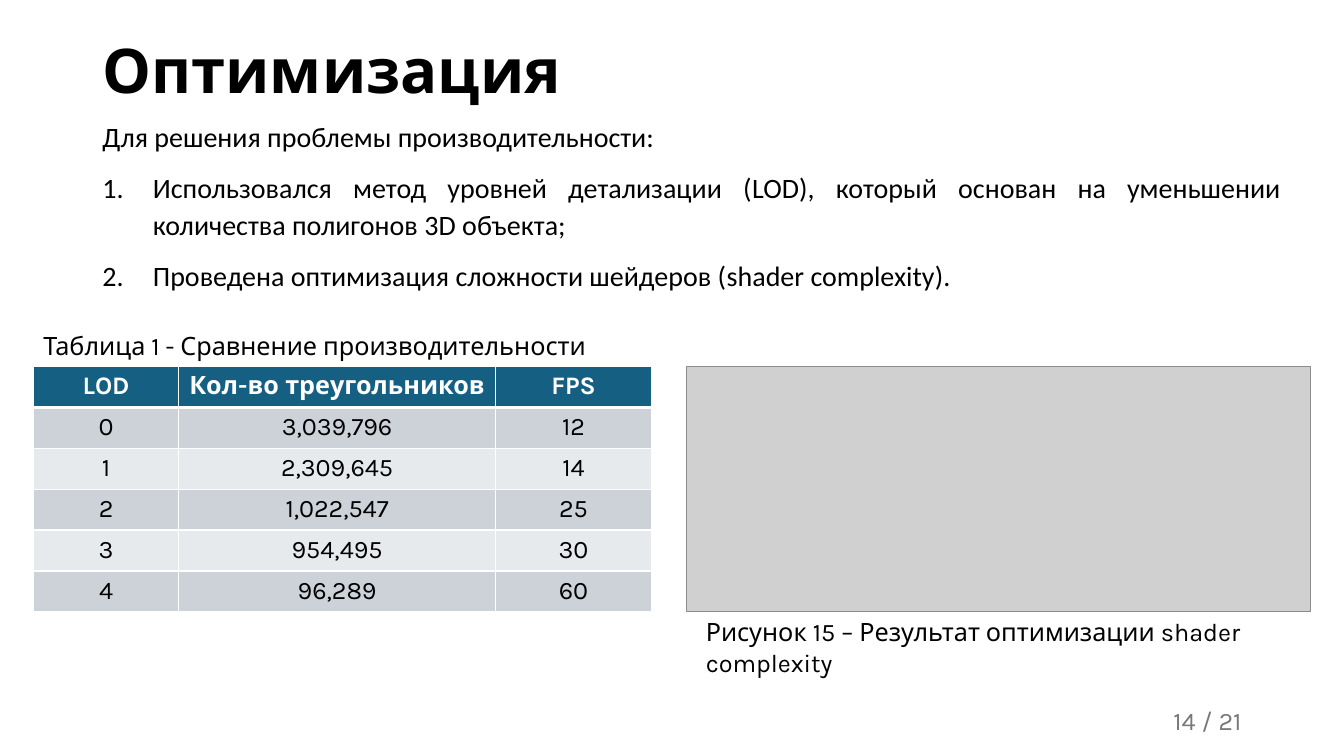
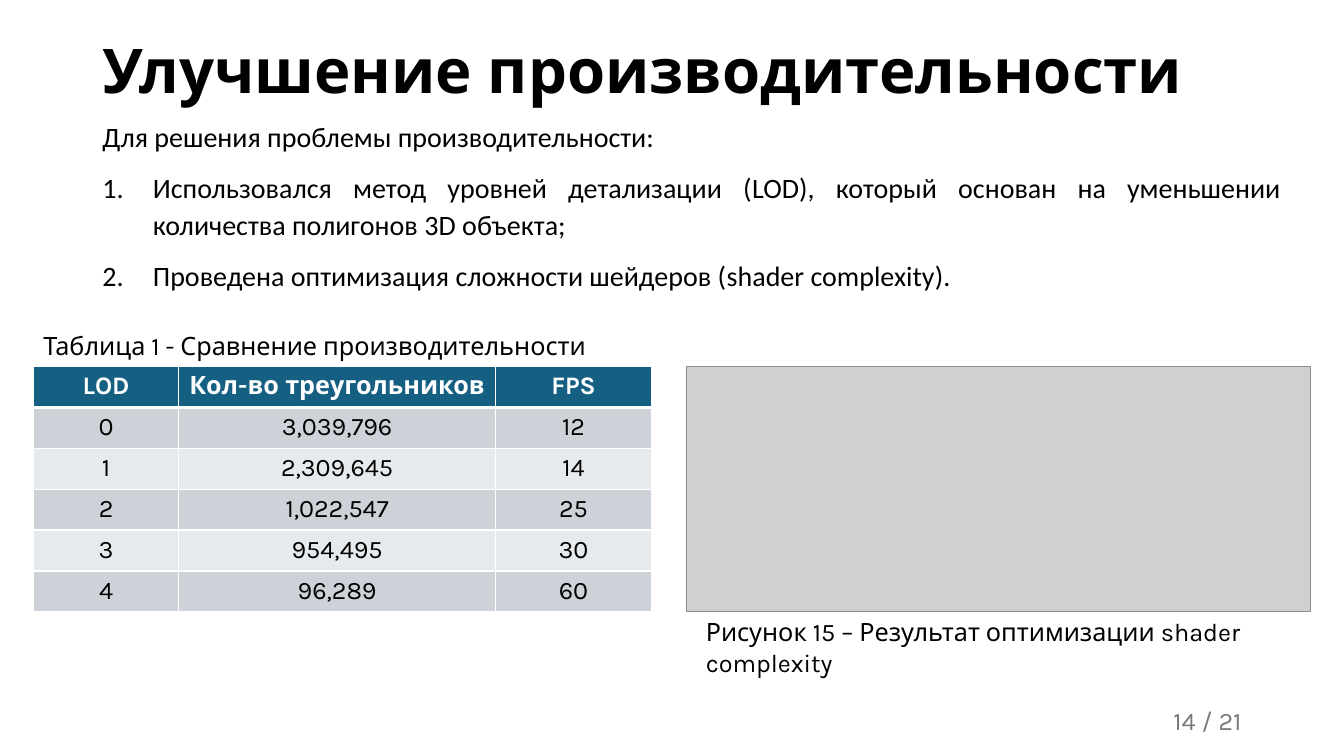
Before and after one commit to Arrolepg/Diploma_work, a slide deck: slide 14 of Diploma/presentation/Kolykhalov_RK6-84B_Diploma.pptx. Drawn at 1344x756 pixels with LibreOffice and Linux fonts; fonts in the diff are those of the drawing; grey boxes stand for pictures. Boxes give left, top, right and bottom in pixels: in the first picture for what was removed or moved away, otherwise in the second. Text is boxed around its words. In the diff, an @@ line names an element or a change of style, - is before the commit and + after.

```diff
--- a/Diploma/presentation/Kolykhalov_RK6-84B_Diploma.pptx
+++ b/Diploma/presentation/Kolykhalov_RK6-84B_Diploma.pptx
@@ title at box(102, 49, 1182, 108): text changed @@
-Оптимизация
+Улучшение производительности
```
Also in this commit, not shown: 3 other slides changed, 1 other file.
